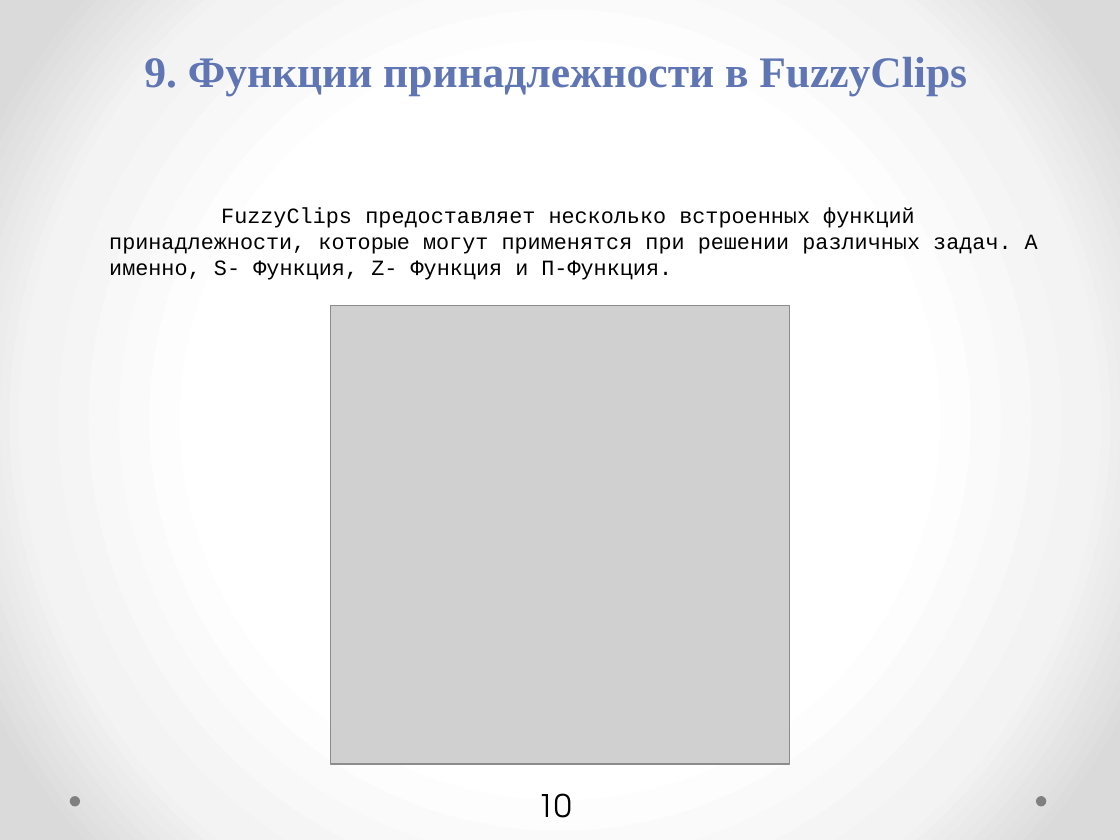
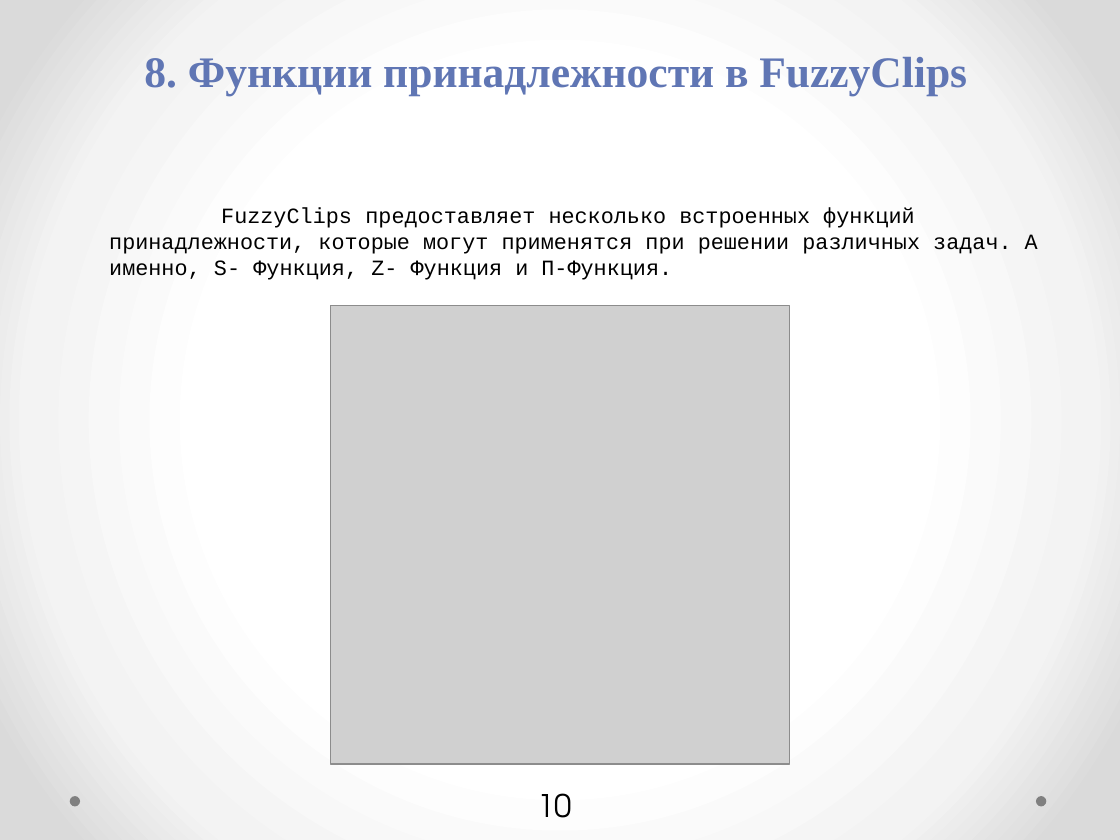
Before and after one commit to petr-r94/ResearchDocsPack, a slide deck: slide 10 of FuzzyCLIPS_End_release.pptx. Drawn at 1120x840 pixels with LibreOffice and Linux fonts; fonts in the diff are those of the drawing; grey boxes stand for pictures. Boxes give left, top, right and bottom in pixels: in the first picture for what was removed or moved away, otherwise in the second. Text is boxed around its words. In the diff, an @@ line names an element or a change of style, - is before the commit and + after.

```diff
--- a/FuzzyCLIPS_End_release.pptx
+++ b/FuzzyCLIPS_End_release.pptx
@@ title at (144,57,967,96): text changed @@
-9. Функции принадлежности в FuzzyClips
+8. Функции принадлежности в FuzzyClips
```
Also in this commit, not shown: 16 other slides changed, 1 other file.
